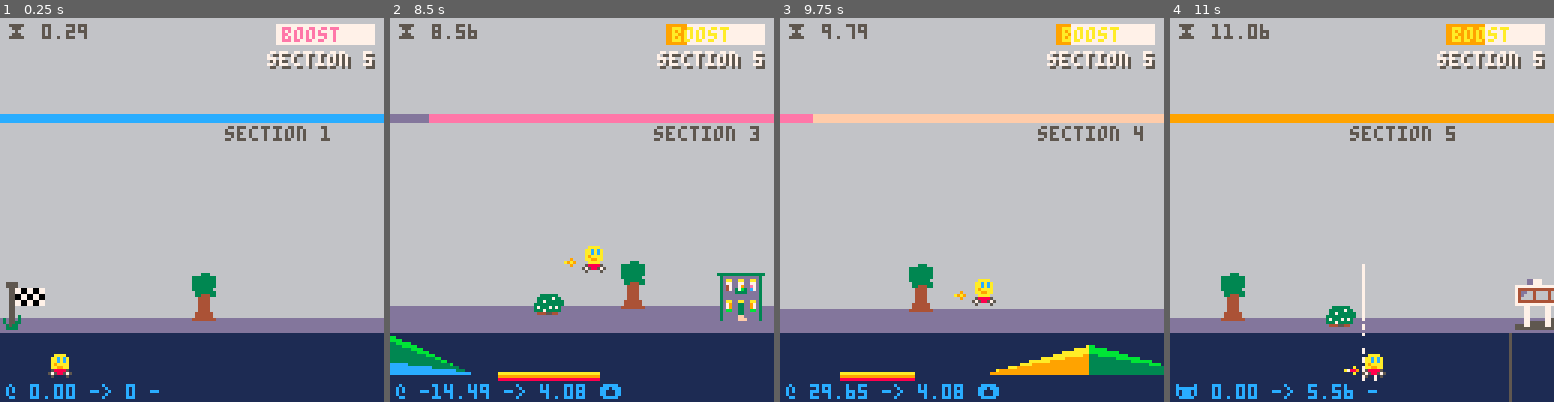
Above: before the commit, frames 1-4 (left to right).
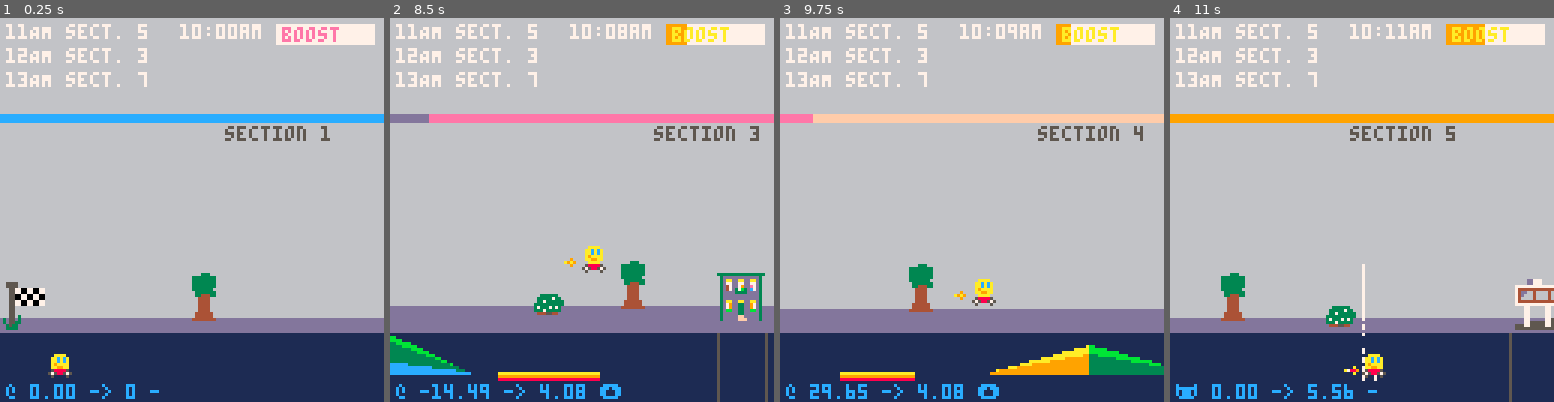
Above: after the commit, the same moments.

Repository: broquaint/pico8-carts
Game: PICO-8 cartridge racer.p8
The game is run twice, just before and just after one commit, with the same random seed, the same clock (stepped at 60 frames per second) and the same inputs.
Inputs:
- Up to frame 1 (0.25 s): no input
- Up to frame 2 (8.5 s): tap X (X key) at 0.33, 1.07, 1.85, 2.97, 4.08, 5.2, 6.32, 7.43 s; tap O (Z key) at 0.7, 1.7, 2.1, 2.5, 2.9, 3.3, 3.7, 4.1, 4.5, 4.9, 5.3, 5.7, 6.1, 6.5, 6.9, 7.3, 7.7, 8.1 s; hold Right 1.6-2.1 s; hold Up 2.15-2.42 s; hold Right 2.47-3.03 s; hold Left 3.08-3.58 s; hold Down 3.63-3.97 s; hold Right 4.02-4.68 s; hold Up 4.73-5.03 s; hold Left 5.08-5.68 s; hold Down 5.73-6.03 s; hold Right 6.08-6.58 s; hold Right 6.63-7.13 s; hold Up 7.18-7.45 s; hold Right 7.5-8.07 s; hold Left from 8.12 s (still down)
- Up to frame 3 (9.75 s): tap O (Z key) every 0.4 s from 8.5 to 9.7 s; tap X (X key) at 8.55, 9.67 s; release Left at 8.62 s; hold Down 8.67-9 s; hold Right 9.05-9.72 s
- Up to frame 4 (11 s): hold Up 9.77-10.07 s; tap O (Z key) at 10.1, 10.5, 10.9 s; hold Left 10.12-10.72 s; hold Down from 10.77 s (still down); tap X (X key) at 10.78 s

The runs differ from the first frame. In frame 1, 2.8% of the frame differs, in the area x 1-98%, y 1-18%; in frame 2, 3.1%, in the area x 1-99%, y 1-100%; in frame 3, 2.8%; in frame 4, 2.8%.

Commit message:
Allow out of order deliveries
To, eventually support, delivering in a timely fashion.

Diff:
--- a/racer.p8
+++ b/racer.p8
@@ -124,6 +124,10 @@
    populate_geometry()
 
    car.deliveries = shuffle(level.deliveries)
+   car.del_id_map = {}
+   for d in all(car.deliveries) do
+      car.del_id_map[d.id] = d
+   end
 end
 
 function make_obj(pos, attr)
@@ -567,32 +571,38 @@
 end
 
 function handle_deliveries()
-   if #car.deliveries == 0 then
+   if #car.deliveries == 0 or car.jumping then
       return
    end
 
-   local del_loc = level.deliveries[car.deliveries[1].id]
-
-   local cx0 = car.x
-   local cx1 = car.x+8
-
-   local dx0 = del_loc.x
-   local dx1 = dx0+del_loc.width
-
-   if not car.jumping and (cx1 > dx0 and cx1 < dx1) or (cx0 < dx1 and cx0 > dx0) then
-      if car.del_start == 0 then
-         car.del_start = t()
-      end
-      if t() - car.del_start > g_del_time then
-         car.delivered = deli(car.deliveries, 1)
-         car.del_start = 0
-         if #car.deliveries == 0 then
-            level.complete_at = t()
+   local delivering = false
+   for idx = 1, #car.deliveries do
+      local cd      = car.deliveries[idx]
+      local del_loc = level.deliveries[cd.id]
+
+      local cx0 = car.x
+      local cx1 = car.x+8
+
+      local dx0 = del_loc.x
+      local dx1 = dx0+del_loc.width
+
+      if (cx1 > dx0 and cx1 < dx1) or (cx0 < dx1 and cx0 > dx0) then
+         delivering = true
+         if car.del_start == 0 then
+            car.del_start = t()
          end
-      end
-   else
-      car.del_start = 0
-   end
+         if t() - car.del_start > g_del_time then
+            deli(car.deliveries, idx)
+            deli(car.del_id_map, cd.id)
+            car.del_start = 0
+            if #car.deliveries == 0 then
+               level.complete_at = t()
+            end
+         end
+      end
+   end
+
+   if(not delivering) car.del_start = 0
 end
 
 function _update()
@@ -704,7 +714,7 @@
       local del_x = wrapped_x(d)
       if should_draw(del_x, d.width) then
          render_sprite(d.location.spr, del_x, d.y)
-         if #car.deliveries > 0 and car.deliveries[1].id == d.id then
+         if car.del_id_map[d.id] != nil then
             local dw = del_x + d.width
             if car.del_start > 0 and not car.jumping then
                local perc = 22 * ((t() - car.del_start) / g_del_time)
@@ -771,14 +781,13 @@
       print('⬇️ ' .. nice_pos(g_del_time - (t() - car.del_start)), 72, 122, azure)
    end
 
-   local del_name = (#car.deliveries > 0) and 'section '..car.deliveries[1].section.id or 'done!'
-   local del_x    = 126 - (#del_name * 4)
-   local del_y    = 12
-   print(del_name, del_x, del_y, dim_grey)
-   print(del_name, del_x - 1, del_y - 1, white)
-
-   local time = level.complete_at or t()
-   print('⧗ ' .. nice_pos(time), 2, 2, dim_grey)
+   local min = (t() < 10 and '0' or '') .. flr(t())
+   print('10:'..min..'am', 60, 2, white)
+   for idx = 1,#car.deliveries do
+      local d      = car.deliveries[idx]
+      local before = tostr(10 + idx) .. 'AM'
+      print(before .. ' sect. '..d.section.id, 2, (idx-1) * 8 + 2, white)
+   end
 
    local dbg = DEBUG and '🐱' or '@'
    local jumpstate = car.jumping and '⬆️' or '-'
